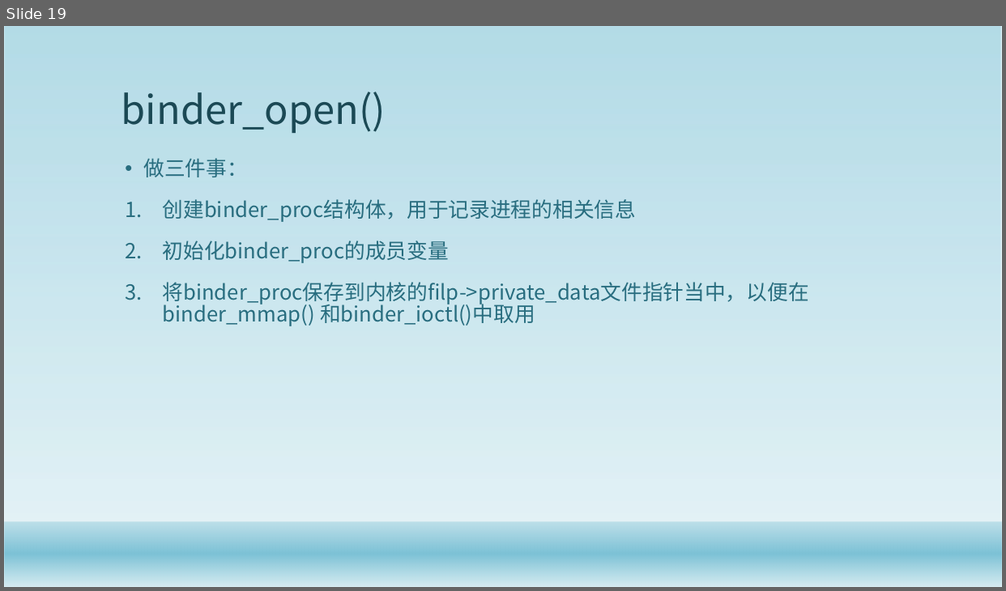
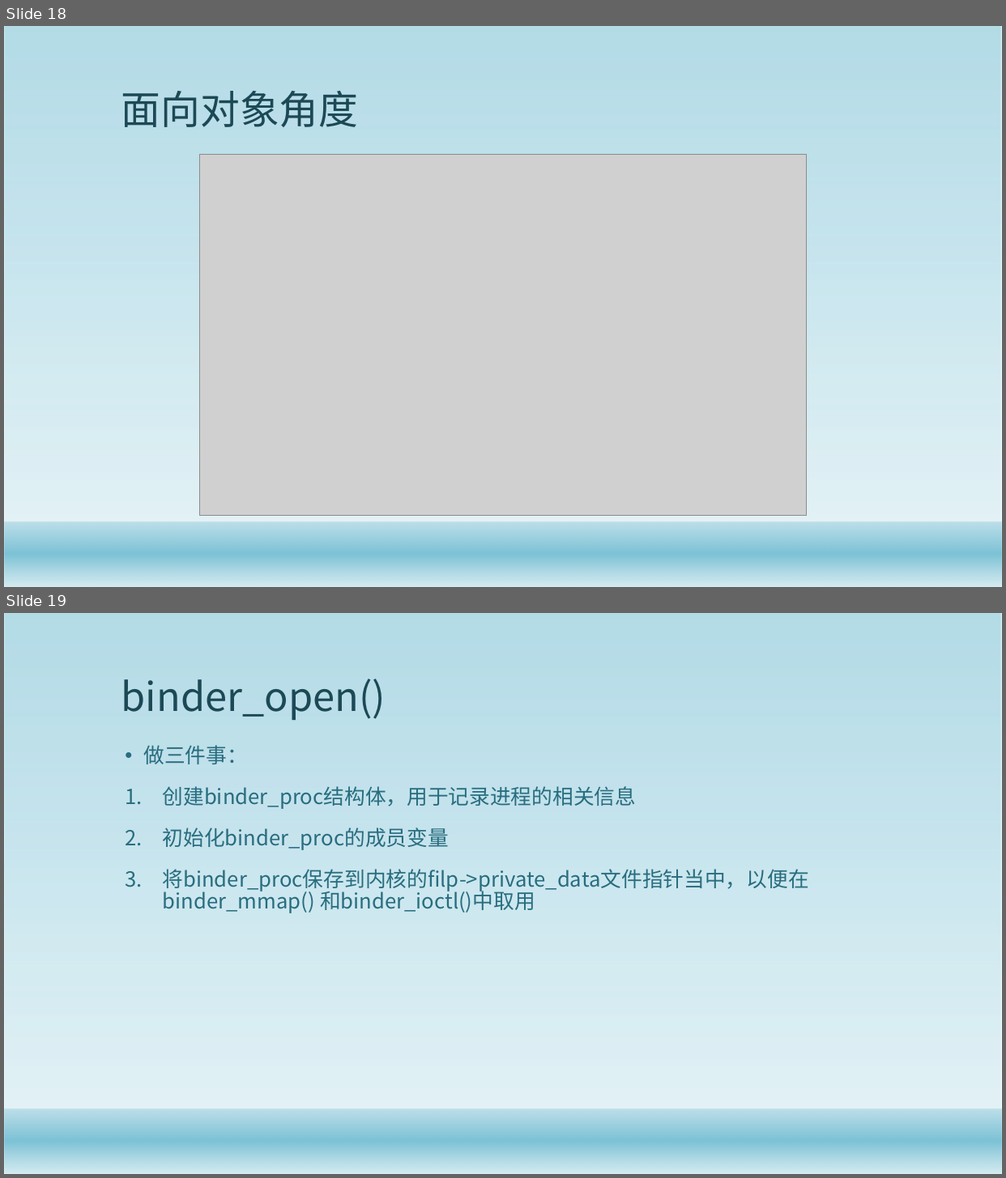
Before and after one commit to gaozhuo/binder-, a slide deck: 技术分享.pptx. Shown one above the other, each under a label of ours: slide 19 before the commit, slides 18 and 19 after it. The pictures are 1006x591 and 1006x1178 pixels, drawn with LibreOffice and Linux fonts; fonts in the diff are those of the drawing; grey boxes stand for pictures; background and template pictures are left out. Boxes give left, top, right and bottom in pixels: in the first picture for what was removed or moved away, otherwise in the second. Text is boxed around its words. In the diff, an @@ line names an element or a change of style, - is before the commit and + after.

```diff
--- a/技术分享.pptx
+++ b/技术分享.pptx
@@ slide 18 added at [4,26,1002,587], background #FFFFFF; not listed: 2 template elements that a slide beside it also shows @@
@@ title added at [121,91,359,127], 38 pt, text #1B4855 @@
+面向对象角度
@@ picture added at [199,155,807,515] @@
```
Also in this commit, not shown: 4 slides changed, 13 other slides added, 17 slides removed, 10 other files.
